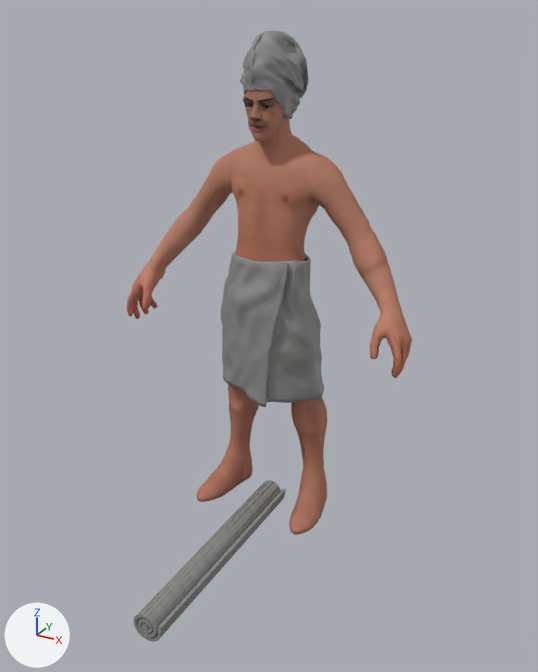
Before and after pictures for a commit that changed the FBX model content/models/sanya/sanya_towel_master.fbx.
The view is the same before and after, from a camera (50 mm lens) standing at (150.0, -276.0, 223.0) and looking at (11.0, -23.0, 97.0). Arrows for +X, +Y and +Z are at lower left; the lights stay in place. The older version comes first. Where no turn or scale is listed for an object, it has been applied to the vertices.

In view in the first picture: 'Cylinder.001', 'head_towel', 'renderMesh0.140', 'renderMesh0.141', 'weapon'.
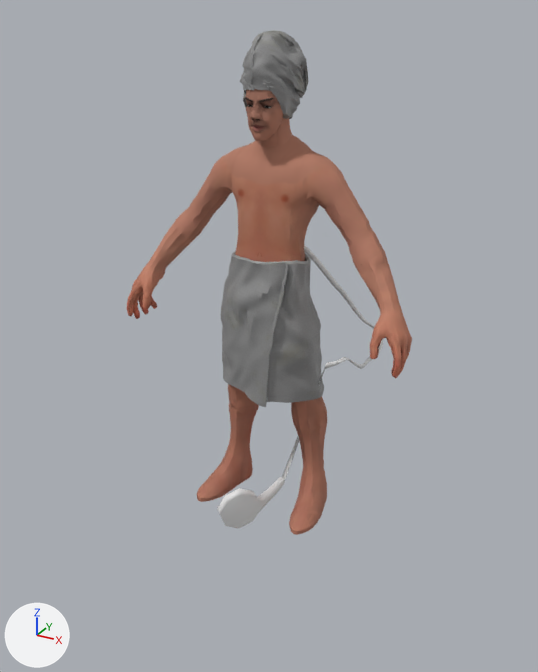
What differs and where, as boxes [x1, y1, x2, y2] in the pictures (538 x 672 px):
```json
{"object": "weapon", "change": "deleted", "before": [133, 480, 286, 642]}
{"object": "BézierCurve.001", "change": "added", "after": [217, 245, 383, 529]}
```

The change, as JSON lines over the scene's bpy script:
```json
{"op": "add", "block": "img_showers_png", "code": ["img_showers_png = load_image('Showers.png', 'materials/shower/Showers.png', 2048, 2048, 'Non-Color')"]}
{"op": "add", "block": "mat_showerhead_plastic", "code": ["mat_showerhead_plastic = principled_material('showerhead_plastic')", "mat_showerhead_plastic.base_color = (0.8, 0.8, 0.8)  # white #e7e7e7"]}
{"op": "add", "block": "mat_shower", "code": ["mat_shower = bpy.data.materials.new('shower')", "# uses the picture img_showers_png"]}
{"op": "add", "block": "me_béziercurve_001", "code": ["me_béziercurve_001 = bpy.data.meshes.new('BézierCurve.001')", "me_béziercurve_001.from_pydata(...)  # 404 vertices, 380 faces; spans x -14.2..41.0, y -37.1..45.7, z -8.1..129.9", "# faces by material slot: [369, 11]", "me_béziercurve_001.materials.append(mat_showerhead_plastic)  # white #e7e7e7", "me_béziercurve_001.materials.append(mat_shower)"]}
{"op": "remove", "block": "ob_weapon", "code": ["ob_weapon = bpy.data.objects.new('weapon', me_plane_002)", "ob_weapon.location = (-0.2, 0.3, 0.3)"]}
{"op": "add", "block": "ob_béziercurve_001", "code": ["ob_béziercurve_001 = bpy.data.objects.new('BézierCurve.001', me_béziercurve_001)", "ob_béziercurve_001.location = (-0.3, 5.3, -0.8)"]}
```
